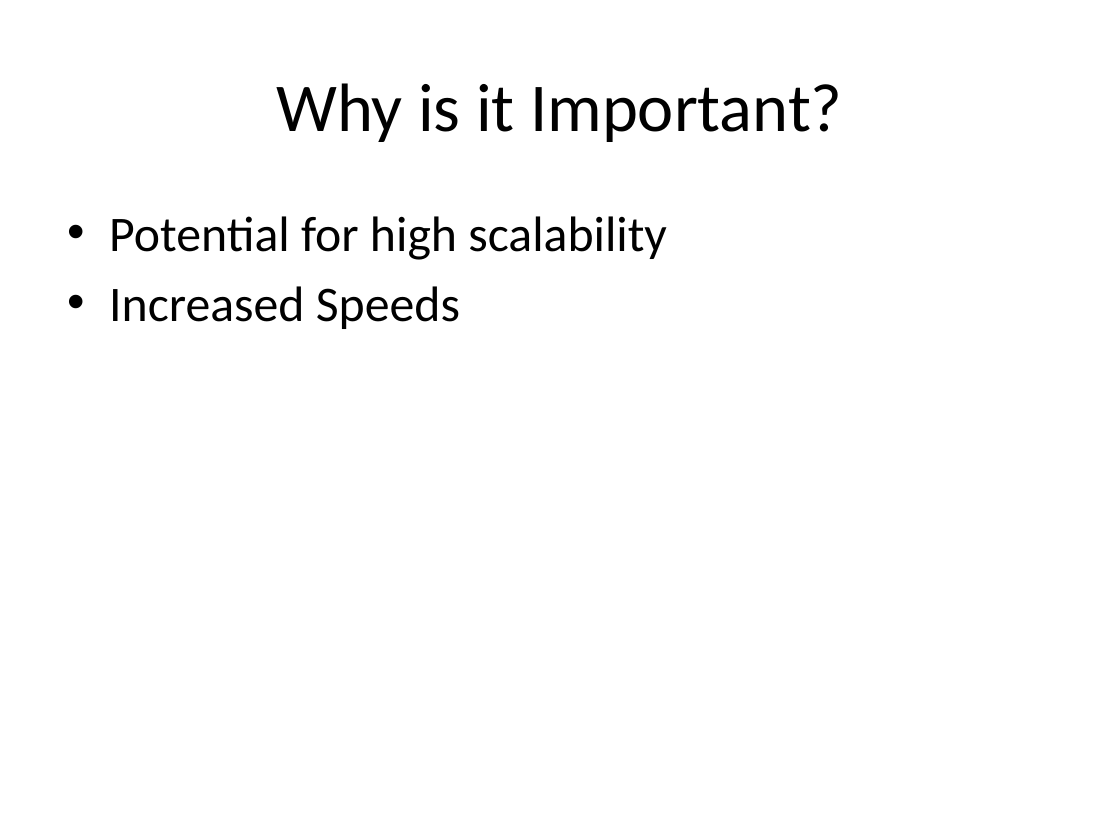
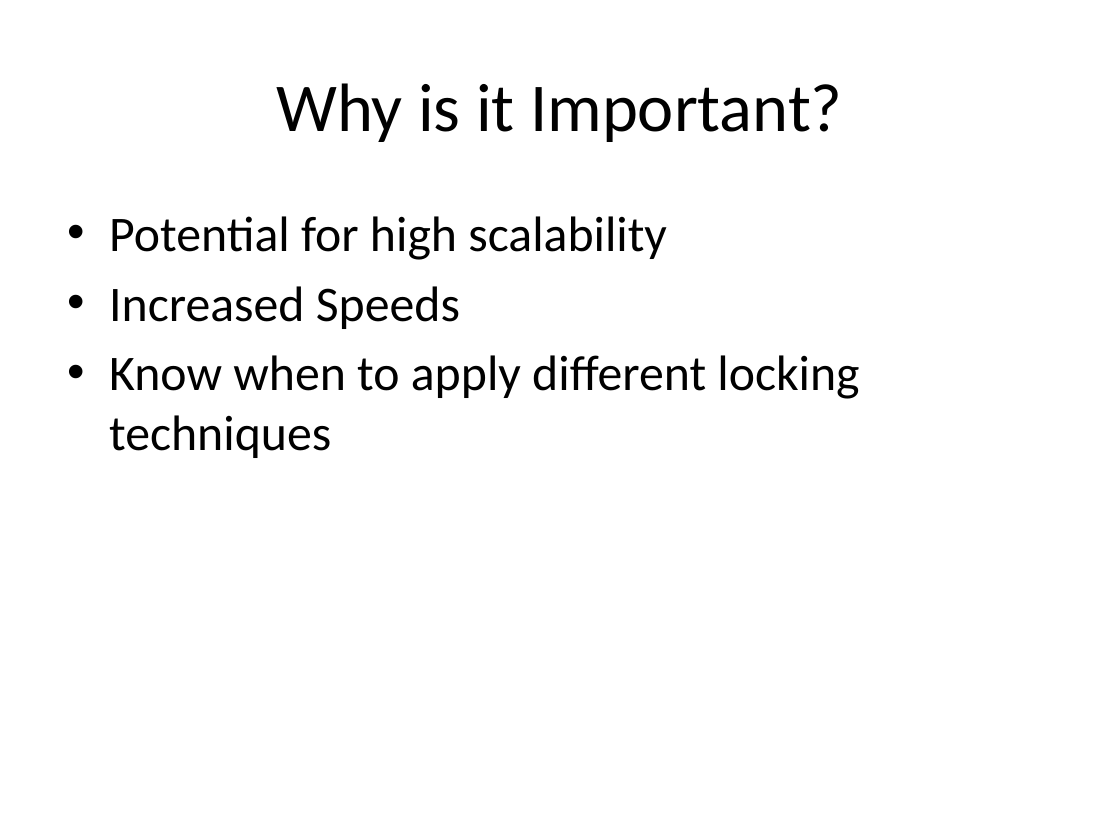
Before and after one commit to gibsonma/FYP, a slide deck: slide 3 of Report/FYP_Presentation.pptx. Drawn at 1120x840 pixels with LibreOffice and Linux fonts; fonts in the diff are those of the drawing. Boxes give left, top, right and bottom in pixels: in the first picture for what was removed or moved away, otherwise in the second. Text is boxed around its words. In the diff, an @@ line names an element or a change of style, - is before the commit and + after.

```diff
--- a/Report/FYP_Presentation.pptx
+++ b/Report/FYP_Presentation.pptx
@@ text at box(109, 355, 859, 458): paragraph added @@
+• Know when to apply different locking techniques
```
Also in this commit, not shown: 3 other slides changed, 3 slides added, 1 slide removed, 3 other files.
